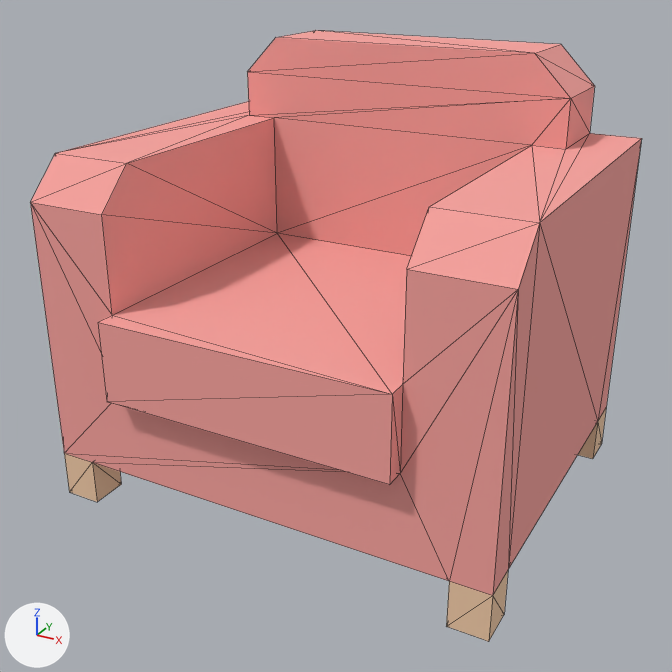
The glTF model assets/props/furniture/loungeChair.glb: old version first, new version second.
Camera for both pictures: a 50 mm lens placed at (0.682, -0.607, 0.574), pointed at (0.248, 0.182, 0.179). The lights are fixed; the arrows at lower left show +X, +Y and +Z. The older version comes first. Mesh edges are drawn as thin lines. Vertices at exactly the same position are counted once.

In view in the first picture: 'loungeChair(Clone)'.
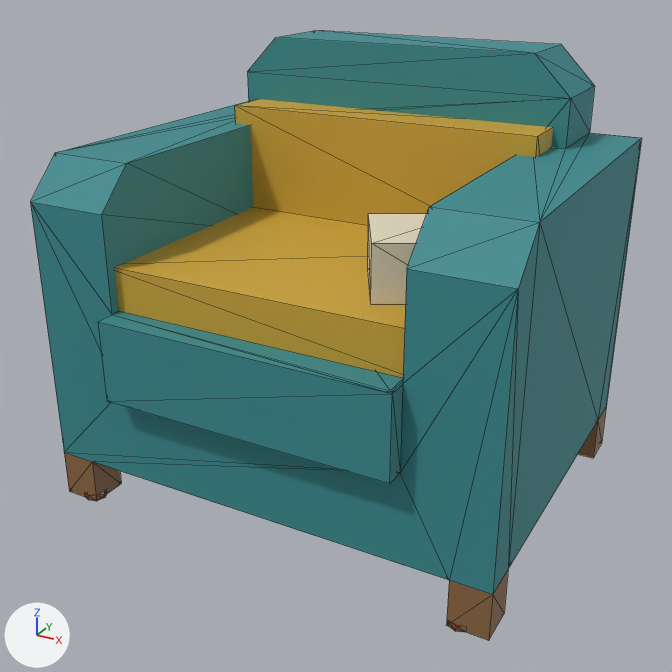
What the commit changed:
Material 'oakDark.004' (mat_oakdark_004) is new.
Its base color is (0.27, 0.14, 0.055) (brown #8e6942).
Its roughness is 0.6.
Material 'mustard.004' (mat_mustard_004) is new.
Its base color is (0.62, 0.38, 0.04) (yellow #cea638).
Its roughness is 0.6.
Material 'copper.004' (mat_copper_004) is new.
Its base color is (0.55, 0.22, 0.1) (orange #c48159).
Its metallic is 0.7.
Its roughness is 0.35.
Material 'cream.004' (mat_cream_004) is new.
Its base color is (0.78, 0.7, 0.52) (beige #e5dabf).
Its roughness is 0.8.
Material 'teal.004' (mat_teal_004) is new.
Its base color is (0.04, 0.26, 0.28) (cyan #388b90).
Its roughness is 0.7.
me_mesh_loungechair is used by ob_loungechair_clone; location (0.0, 0.0, 0.0).
me_mesh_loungechair had 66 vertices, 128 faces and spanned x 0.0..0.49, y 0.0..0.41, z 0.0..0.46.
me_mesh_loungechair now has 185 vertices, 312 faces and spans x 0.0..0.49, y 0.0..0.41, z -0.001..0.46.
me_mesh_loungechair part 1: a new loose piece, a box spanning x 0.07..0.42, y 0.03..0.27, z 0.23..0.275, in mat_mustard_004 (yellow #cea638).
me_mesh_loungechair part 2: a new loose piece, a box spanning x 0.07..0.42, y 0.27..0.34, z 0.27..0.39, in mat_mustard_004 (yellow #cea638).
me_mesh_loungechair part 3: a new loose piece, an 8-sided cylinder along z spanning x 0.018..0.042, y 0.018..0.042, z -0.001..0.005, in mat_copper_004 (orange #c48159).
me_mesh_loungechair part 4: a new loose piece, an 8-sided cylinder along z spanning x 0.448..0.472, y 0.018..0.042, z -0.001..0.005, in mat_copper_004 (orange #c48159).
Part 5, on me_mesh_loungechair:
20 faces are deleted.
39 vertices are added at x 0.034..0.49, y 0.0..0.41, z 0.05..0.376.
56 new faces join them, mat_teal_004 (cyan #388b90).
12 new faces join them, mat_cream_004 (beige #e5dabf).
me_mesh_loungechair part 6: 68 faces spanning x 0.0..0.49, y 0.0..0.41, z 0.05..0.46 switch from mat_carpet (pink #f9a39e) to mat_teal_004 (cyan #388b90).
me_mesh_loungechair part 7: 40 faces spanning x 0.0..0.49, y 0.02..0.41, z 0.0..0.05 switch from mat_wood (beige #f3cca8) to mat_oakdark_004 (brown #8e6942).
Other edits to the shape of me_mesh_loungechair do not show in these pictures.
me_mesh_loungechair gains material mat_mustard_004 (yellow #cea638).
me_mesh_loungechair gains material mat_cream_004 (beige #e5dabf).
me_mesh_loungechair gains material mat_copper_004 (orange #c48159).
Object 'loungeChair(Clone)' (ob_loungechair_clone) moves from (0.0, 0.0, 0.0) to (0.0, 0.0, 0.001).
Object 'loungeChair(Clone)' (ob_loungechair_clone) is rescaled from (1.0, 1.0, 1.0) to (1.0, 1.0, 0.998).

Where the change shows, as pixel boxes [x1, y1, x2, y2] in the pictures (672 x 672 px):
'loungeChair(Clone)', reshaped, moved, rescaled: before [30, 30, 642, 641]; after [30, 30, 642, 640]
part 1 of me_mesh_loungechair, added (yellow): after [115, 207, 405, 378]
part 2 of me_mesh_loungechair, added: after [235, 99, 553, 225]
part 3 of me_mesh_loungechair, added: after [86, 491, 107, 501]
part 4 of me_mesh_loungechair, added: after [451, 623, 463, 632]
part 5 of me_mesh_loungechair, built on: before [99, 233, 411, 394]; after [98, 213, 427, 394]
part 6 of me_mesh_loungechair, recoloured (pink to cyan): [30, 30, 642, 595] in both
part 7 of me_mesh_loungechair, recoloured: [64, 409, 606, 640] in both
